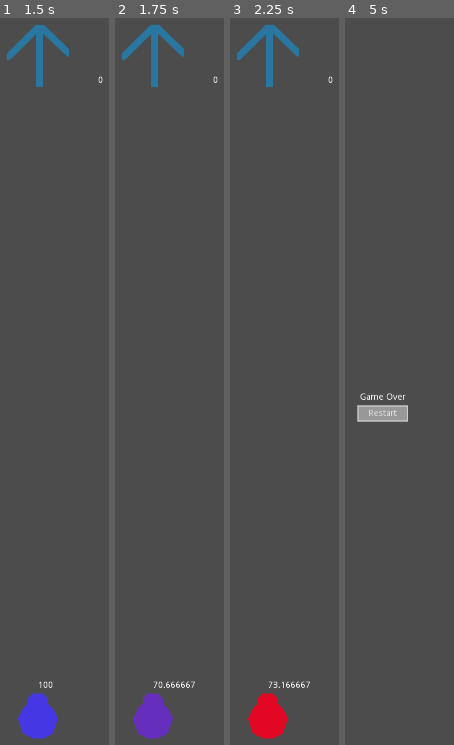
Above: before the commit, frames 1-4 (left to right).
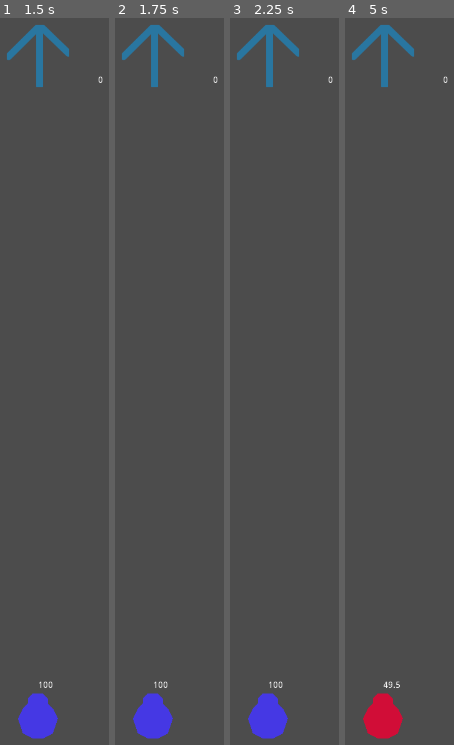
Above: after the commit, the same moments.

Repository: drarbego/payaso-de-equilibrio
Game: Godot game, scene res://GameOverMenu.tscn
The game is run twice, just before and just after one commit, with the same random seed, the same clock (stepped at 60 frames per second) and the same inputs.
Inputs:
- Up to frame 1 (1.5 s): click "Restart" at 0.5 s; tap Enter at 1.25 s
- Up to frame 2 (1.75 s): no input
- Up to frame 3 (2.25 s): no input
- Up to frame 4 (5 s): no input

Frame 1 is identical in both runs. In frame 2, 1.8% of the frame differs, in the area x 16-74%, y 91-100%; in frame 3, 1.9%; in frame 4, 4.3%, in the area x 6-95%, y 0-100%.

Commit message:
tweaked controller variables, randomize obstacle speed and size

Diff:
--- a/Characters/Payasito.gd
+++ b/Characters/Payasito.gd
@@ -7,7 +7,7 @@
 
 var equilibrium = 100
 var equilibrium_limit = 0.2
-var equilibrium_increase_unit = 5
+var equilibrium_increase_unit = 10
 var equilibrium_decrease_unit = -10
 
 signal fell
--- a/Env.tscn
+++ b/Env.tscn
@@ -1,9 +1,8 @@
-[gd_scene load_steps=7 format=2]
+[gd_scene load_steps=6 format=2]
 
 [ext_resource path="res://Env.gd" type="Script" id=1]
 [ext_resource path="res://Characters/Payasito.tscn" type="PackedScene" id=2]
 [ext_resource path="res://upwards_arrow.png" type="Texture" id=3]
-[ext_resource path="res://Obstacle.tscn" type="PackedScene" id=4]
 
 [sub_resource type="RectangleShape2D" id=1]
 extents = Vector2( 350, 10 )
@@ -34,9 +33,6 @@
 
 [node name="CollisionPolygon2D" type="CollisionPolygon2D" parent="Margin"]
 polygon = PoolVector2Array( 0, 0, 0, 1280, 720, 1280, 720, 0, 712, 0, 712, 1272, 8, 1272, 8, 0 )
-
-[node name="Obstacle" parent="." instance=ExtResource( 4 )]
-position = Vector2( 358.829, 16 )
 
 [node name="ObstacleDeleter" type="Area2D" parent="."]
 position = Vector2( 360, 1200 )
--- a/Obstacle.gd
+++ b/Obstacle.gd
@@ -3,7 +3,19 @@
 class_name Obstacle
 
 var direction = Vector2.DOWN
-var speed = 1000
+var min_speed = 800
+var max_speed = 1300
+var min_x_extent = 20
+var max_x_extent = 80
+var speed = 0
+
+func _ready():
+	var shape = RectangleShape2D.new()
+	var x_extent = (randi() % (max_x_extent - min_x_extent + 1)) + min_x_extent
+	shape.set_extents(Vector2(x_extent, 80))
+	$CollisionShape2D.set_shape(shape)
+
+	self.speed = ((float(max_x_extent) - float(x_extent)) / float(max_x_extent)) * (max_speed - min_speed) + min_speed
 
 func _physics_process(delta):
 	move_and_slide(direction * speed)
Not shown: 1 places in Env.tscn that only renumber resources
